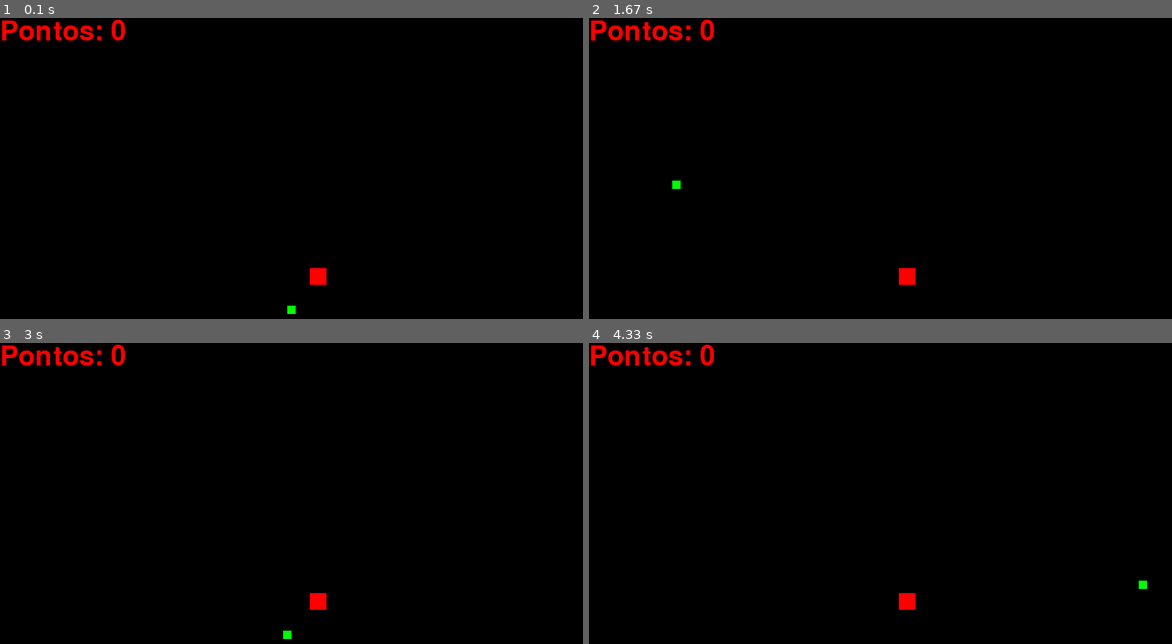
Above: before the commit, frames 1-4 (two rows, left to right).
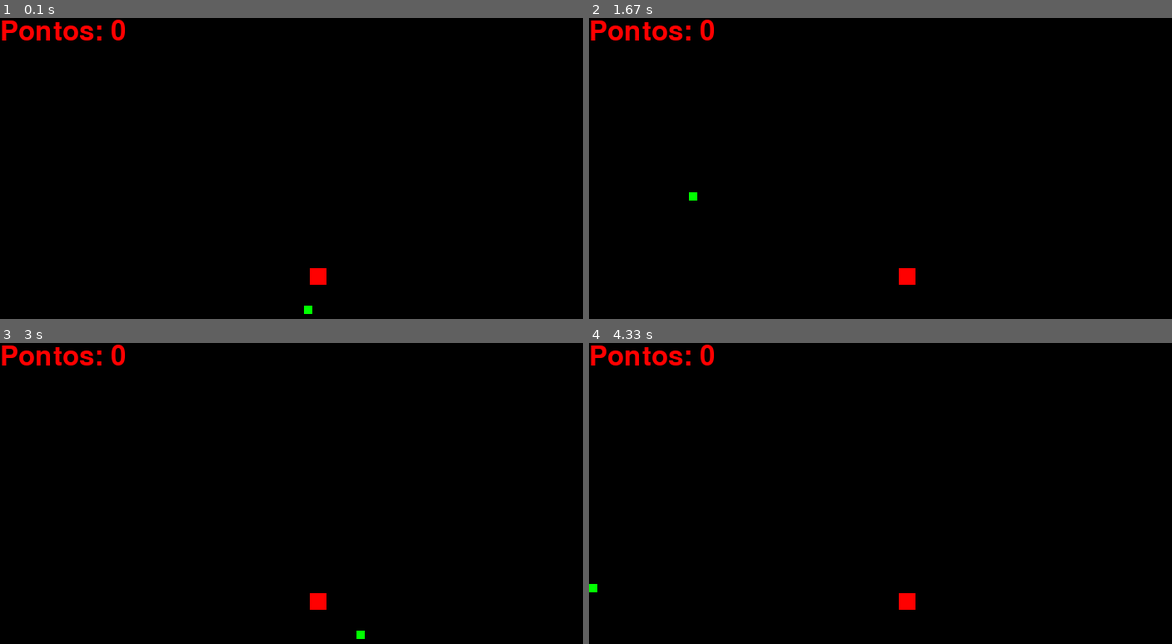
Above: after the commit, the same moments.

Repository: Matheusbarcellos1/Pygame-2021.2
Game: pygame game, started from nome_do_jogo.py
The game is run twice, just before and just after one commit, with the same random seed, the same clock (stepped at 60 frames per second) and the same inputs.
Inputs:
- Up to frame 1 (0.1 s): no input
- Up to frame 2 (1.67 s): hold Right 0.33-0.8 s; hold Up 0.83-1.13 s; hold D 1.17-1.63 s
- Up to frame 3 (3 s): hold Left 1.67-2.2 s; hold S 2.23-2.53 s; hold Left 2.57-2.97 s
- Up to frame 4 (4.33 s): hold W 3-3.37 s; hold Right 3.4-4.03 s; hold S from 4.07 s (still down)

The runs differ from the first frame. In frame 1, less than 0.1% of the frame differs, in the area x 49-54%, y 95-99%; in frame 2, less than 0.1%; in frame 3, less than 0.1%; in frame 4, less than 0.1%.

Commit message:
mudanças.7
adicionando tamanho da cobra + retirada de movimentos em diagonais + continuação do movimento enquanto não pressionar nenhuma tecla

Diff:
--- a/config.py
+++ b/config.py
@@ -5,8 +5,8 @@
 
 
 # Coordenadas iniciais da cobra (valores não fixos, sujeitos a alterações/baseados nas medidas da tela do jogo)
-x = (largura / 2) - (10 / 2)
-y = (altura / 2) - (10 / 2)
+x_cobra = (largura / 2) - (10 / 2)
+y_cobra = (altura / 2) - (10 / 2)
 
 
 # Definindo cores
@@ -17,9 +17,5 @@
 AZUL = (0, 0, 255)
 
 
-# Velocidade inicial de movimento da cobra
-vel_cobra = 10
-
-
 # Pontos
 pontos = 0
--- a/nome_do_jogo.py
+++ b/nome_do_jogo.py
@@ -1,5 +1,7 @@
 import pygame
 from random import randint
+
+from pygame.constants import K_DOWN, K_LEFT, K_RIGHT, K_UP, KEYDOWN, K_a, K_d, K_s, K_w
 from config import *
 
 
@@ -28,9 +30,23 @@
 x_comida = randint(0, 600)
 y_comida = randint(0, 600)
 
+# Coordenadas de velocidade de movimento
+velocidade = 5
+vel_x = velocidade
+vel_y = 0
+
 # Pontos
 pontos = 0
 
+# DEFININDO A FUNÇÃO DE TAMANHO DA OBRA (OBS: RETIRAR DAQUI DEPOIS)
+def cresce_cobra(lista_cobra):
+    for posicao in lista_cobra:
+        # Lembrando que lista_cobra é uma lista dentro de lista: [[x, y]]
+        pygame.draw.rect(window, VERDE, (posicao[0], posicao[1], 10, 10))
+
+
+lista_cobra = [] # Para aumento de tamanho
+comprimento_inicial = 1
 state = True
 while state != False:
     if state == True:
@@ -43,20 +59,26 @@
 
     tempo.tick(50)
     for event in pygame.event.get():
-        if event.type == pygame.QUIT:           #fecha a janela do jogo quando aperta no 'X' da tela
+        if event.type == pygame.QUIT:           # Fecha a janela do jogo quando aperta no 'X' da tela
             state = False
 
+        # Comandos de movimentos da cobra com teclas
+        if event.type == KEYDOWN:
+            if event.key == K_LEFT or event.key == K_a:
+                vel_x = - (velocidade + 3)
+                vel_y = 0
+            if event.key == K_RIGHT or event.key == K_d:
+                vel_x = velocidade + 3
+                vel_y = 0
+            if event.key == K_UP or event.key == K_w:
+                vel_x = 0
+                vel_y = - (velocidade + 3)
+            if event.key == K_DOWN or event.key == K_s:
+                vel_x = 0
+                vel_y = velocidade + 3
 
-    # Comandos de movimentos da cobra com teclas
-    comandos = pygame.key.get_pressed()
-    if comandos[pygame.K_UP] or comandos[pygame.K_w]:
-        y -= vel_cobra
-    if comandos[pygame.K_DOWN] or comandos[pygame.K_s]:
-        y += vel_cobra
-    if comandos[pygame.K_RIGHT] or comandos[pygame.K_d]:
-        x += vel_cobra
-    if comandos[pygame.K_LEFT] or comandos[pygame.K_a]:
-        x -= vel_cobra
+    x_cobra += vel_x
+    y_cobra += vel_y
 
     # Atualiza a tela para apagar os passos pecorridos pela cobra
     window.fill(PRETO) # A cor deve ser a mesma do fundo da tela!
@@ -68,7 +90,7 @@
 
 
     # Cobra e comida
-    cobra = pygame.draw.rect(window, VERDE, (x, y, 10, 10))
+    cobra = pygame.draw.rect(window, VERDE, (x_cobra, y_cobra, 10, 10))
     comida = pygame.draw.rect(window, VERMELHO, (x_comida, y_comida, 20, 20))
 
     # Cobra comendo a comida
@@ -77,17 +99,28 @@
         y_comida = randint(0, 600)
         pontos += 1
         barulho_comendo.play()
+        comprimento_inicial += 1
 
 
     # Fazendo a cobra retornar ao lado oposto quando chegar aos extremos
-    if y >=  altura:
-        y = 0
-    elif y <= 0:
-        y = altura
-    if x >= largura:
-        x = 0
-    elif x <= 0:
-        x = largura
+    if y_cobra >=  altura:
+        y_cobra = 0
+    elif y_cobra <= 0:
+        y_cobra = altura
+    if x_cobra >= largura:
+        x_cobra = 0
+    elif x_cobra <= 0:
+        x_cobra = largura
+
+    lista_cabeca = []
+    lista_cabeca.append(x_cobra)
+    lista_cabeca.append(y_cobra)
+    lista_cobra.append(lista_cabeca)
+
+    if len(lista_cobra) > comprimento_inicial:
+        del lista_cobra[0]
+
+    cresce_cobra(lista_cobra)
 
 
     pygame.display.update()
